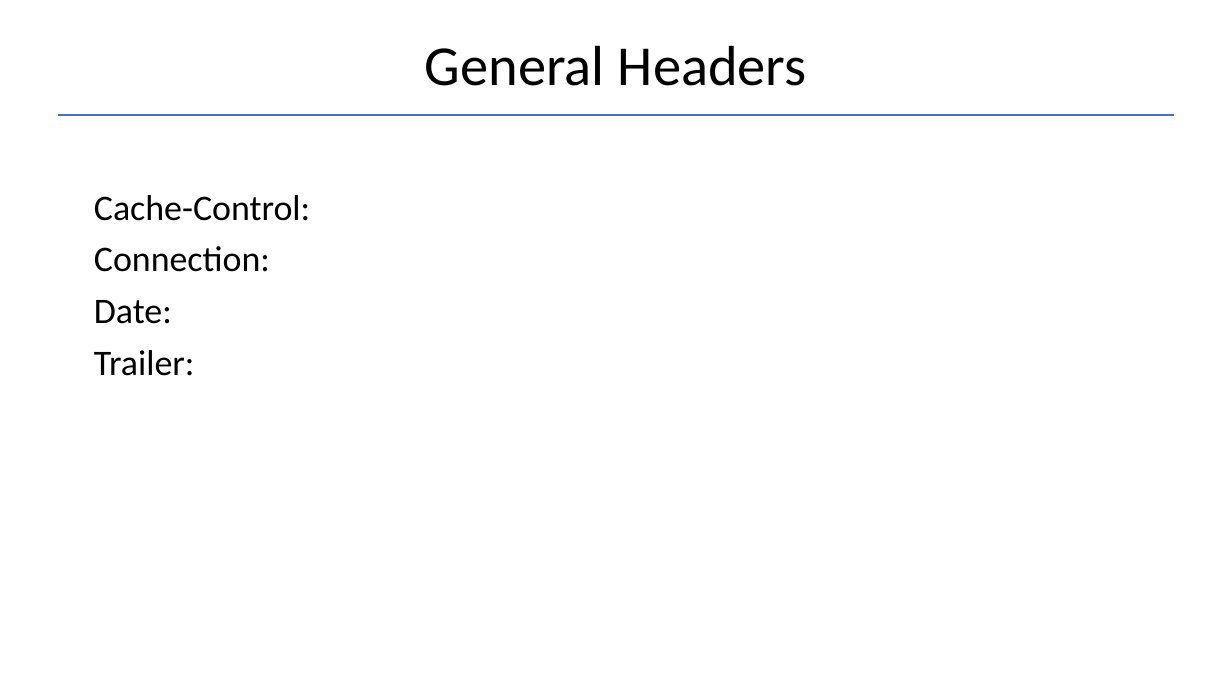
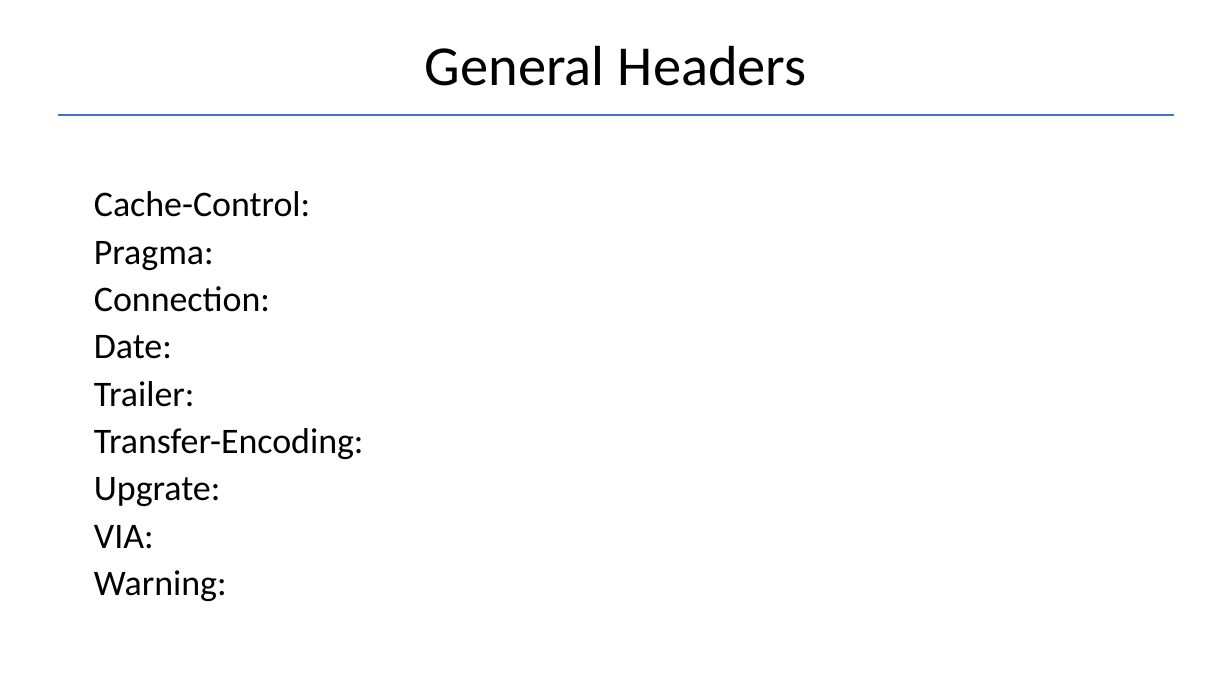
Before and after one commit to Garnik94/Levelup_presentations, a slide deck: slide 15 of Http/Http_presentation.pptx. Drawn at 1232x693 pixels with LibreOffice and Linux fonts; fonts in the diff are those of the drawing. Boxes give left, top, right and bottom in pixels: in the first picture for what was removed or moved away, otherwise in the second. Text is boxed around its words. In the diff, an @@ line names an element or a change of style, - is before the commit and + after.

```diff
--- a/Http/Http_presentation.pptx
+++ b/Http/Http_presentation.pptx
@@ text at (94,191,310,407): line spacing 0.9 to 0.8 @@
@@ text at (94,241,214,270): paragraph added @@
+Pragma:
@@ text at (94,428,364,601): paragraphs added @@
+Transfer-Encoding:
+Upgrate:
+VIA:
+Warning:
```
Also in this commit, not shown: 8 slides added, 1 other file.
